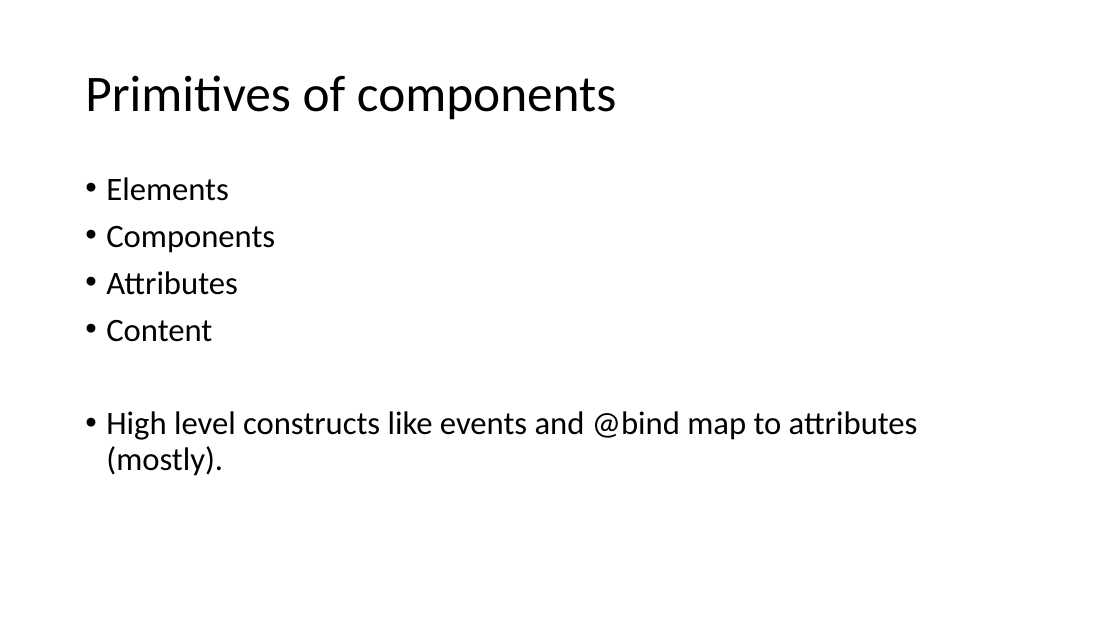
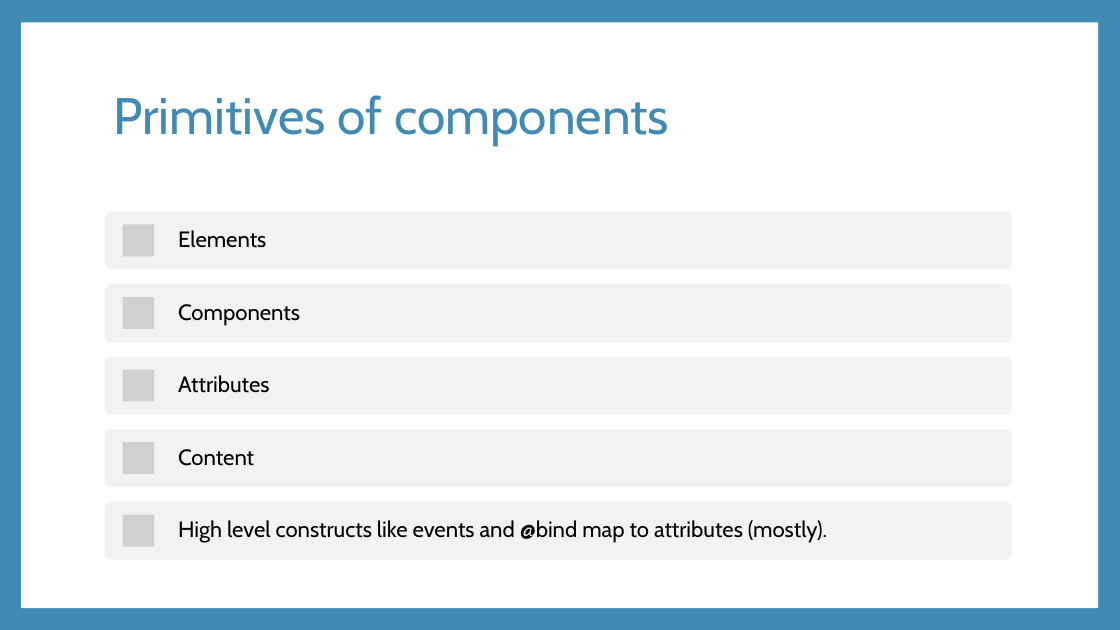
Before and after one commit to rynowak/Presentations, a slide deck: slide 9 of 2019/AusNzMeetups/blazor/slides.pptx (slide 5 before the commit). Drawn at 1120x630 pixels with LibreOffice and Linux fonts; fonts in the diff are those of the drawing; grey boxes stand for pictures. Boxes give left, top, right and bottom in pixels: in the first picture for what was removed or moved away, otherwise in the second. Text is boxed around its words. In the diff, an @@ line names an element or a change of style, - is before the commit and + after.

```diff
--- a/2019/AusNzMeetups/blazor/slides.pptx
+++ b/2019/AusNzMeetups/blazor/slides.pptx
@@ background #FFFFFF to #418AB3 @@
@@ rectangle added at (21, 23, 1098, 608), fill #FFFFFF @@
@@ title "Primitives of components": place and size @@
-title "Primitives of components" at (85, 75, 617, 120)
+title "Primitives of components" at (113, 95, 669, 145)
@@ title "Primitives of components" at (113, 95, 669, 145): font Calibri to Cabin, text colour #000000 to #418AB3 @@
@@ text at (106, 177, 275, 342): paragraphs removed @@
-• Elements
-• Components
-• Attributes
-• Content
@@ text "High level constructs like events ...": place and size @@
-text "High level constructs like events ..." at (106, 177, 918, 476)
+text "High level constructs like events ..." at (178, 520, 827, 543)
@@ text "High level constructs like events ..." at (178, 520, 827, 543): size 28 to 19 pt, font Calibri to Cabin; bullet • to none; less space between paragraphs; vertical alignment top to middle @@
@@ group added at (105, 212, 1012, 560): 5 rounded rectangles, 5 pictures, 4 texts @@
+Elements
+Components
+Attributes
+Content
```
Also in this commit, not shown: 16 other slides changed, 11 slides added, 3 slides removed, 16 other files.
